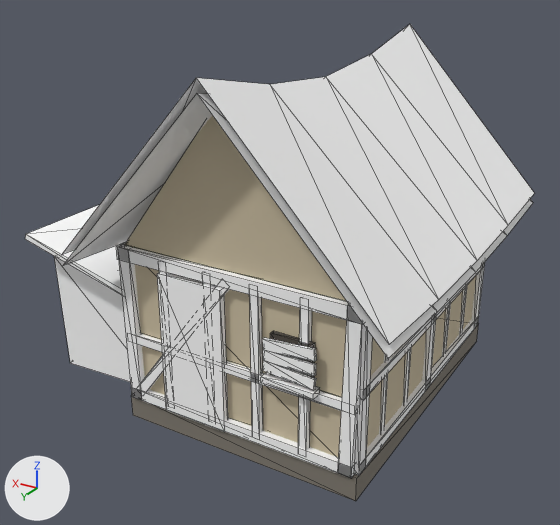
Before and after pictures for a commit that changed the glTF model kingdom/assets/generated/town_small/house_hovel_b.glb.
Before and after are seen from a 50 mm lens placed at (-4.27, 8.16, 5.62), pointed at (0.51, 0.2, 1.64). Lighting does not change. The marker at lower left points along +X, +Y and +Z. The picture after the commit comes second. Mesh edges are drawn as thin lines. Vertices at exactly the same position are counted once.

The older version as bpy lines, for what is in view:
```python
me_house_hovel_b = bpy.data.meshes.new('house_hovel_b')
me_house_hovel_b.from_pydata(...)  # 420 vertices, 610 faces; spans x -2.0..3.28, y -2.5..2.5, z 0.0..4.4
# faces by material slot: [26, 516, 24, 12, 32]
me_house_hovel_b.materials.append(mat_tk_plaster)
me_house_hovel_b.materials.append(mat_tk_timber)
me_house_hovel_b.materials.append(mat_tk_window)
me_house_hovel_b.materials.append(mat_tk_shingle)
me_house_hovel_b.materials.append(mat_tk_thatch)
ob_house_hovel_b = bpy.data.objects.new('house_hovel_b', me_house_hovel_b)
ob_house_hovel_b.location = (0.0, 0.0, 0.0)
```
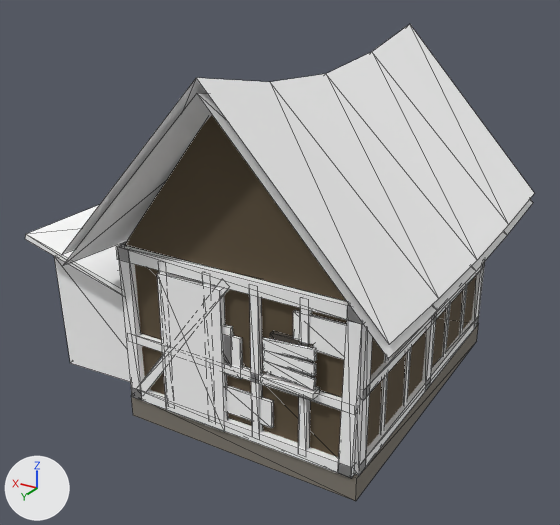
The change, as JSON lines over the scene's bpy script:
```json
{"block": "me_house_hovel_b", "where": "# used by ob_house_hovel_b; location = (0.0, 0.0, 0.0)"}
{"op": "remove", "block": "me_house_hovel_b", "code": "me_house_hovel_b.from_pydata(...)  # 420 vertices, 610 faces; spans x -2.0..3.28, y -2.5..2.5, z 0.0..4.4"}
{"op": "add", "block": "me_house_hovel_b", "code": "me_house_hovel_b.from_pydata(...)  # 452 vertices, 658 faces; spans x -2.0..3.28, y -2.5..2.5, z 0.0..4.4"}
{"block": "me_house_hovel_b", "change": "me_house_hovel_b part 1: a new loose piece, a box spanning x -0.501..0.139, y 2.01..2.05, z 0.549..0.886, in mat_tk_timber"}
{"block": "me_house_hovel_b", "change": "me_house_hovel_b part 2: a new loose piece, a box spanning x 0.013..0.385, y 2.01..2.05, z 1.182..1.658, in mat_tk_timber"}
{"block": "me_house_hovel_b", "change": "me_house_hovel_b part 3: a new loose piece, a box spanning x -1.413..-0.763, y 2.01..2.05, z 1.676..2.063, in mat_tk_timber"}
{"block": "me_house_hovel_b", "change": "me_house_hovel_b part 4: a new loose piece, a box spanning x -0.103..0.443, y 2.01..2.05, z 1.051..1.555, in mat_tk_timber"}
{"block": "me_house_hovel_b", "change": "me_house_hovel_b part 5"}
{"block": "me_house_hovel_b", "change": "12 vertices in x -2.0..2.0, y -1.25..1.25, z 2.0..2.17 move by (0.0, 0.0, 0.01)"}
{"block": "me_house_hovel_b", "change": "4 vertices in x 0.0, y -1.25..1.25, z 4.01..4.15 move by (0.0, 0.0, 0.02)"}
{"block": "me_house_hovel_b", "change": "2 vertices move from x 0.0, y 0.0, z 3.9..4.04 to x 0.0, y 0.0, z 3.93..4.07"}
{"block": "me_house_hovel_b", "change": "me_house_hovel_b part 6: 14 kept faces spanning x -1.51..1.51, y -2.0..2.0, z 0.29..4.25 get new vertex colours; the middle colour goes from beige #ccbfa3 to brown #5c4f3b"}
{"block": "me_house_hovel_b", "change": "other edits to the shape of me_house_hovel_b do not show in these pictures"}
```

Changed parts and their boxes (x1, y1, x2, y2) in the pictures (560 x 525 px; the box of a moved part takes in the faces that stretch with it):
```json
{"part": 1, "of": "me_house_hovel_b", "change": "added", "after": [225, 385, 274, 428]}
{"part": 2, "of": "me_house_hovel_b", "change": "added", "after": [223, 325, 233, 365]}
{"part": 3, "of": "me_house_hovel_b", "change": "added", "after": [293, 310, 347, 360]}
{"part": 4, "of": "me_house_hovel_b", "change": "added", "after": [224, 335, 243, 379]}
{"part": 5, "of": "me_house_hovel_b", "change": "moved or reshaped", "before": [61, 24, 534, 359], "after": [61, 24, 534, 359]}
{"part": 6, "of": "me_house_hovel_b", "change": "recoloured", "before": [125, 115, 476, 457], "after": [125, 115, 476, 457], "on screen": "beige to brown"}
```
